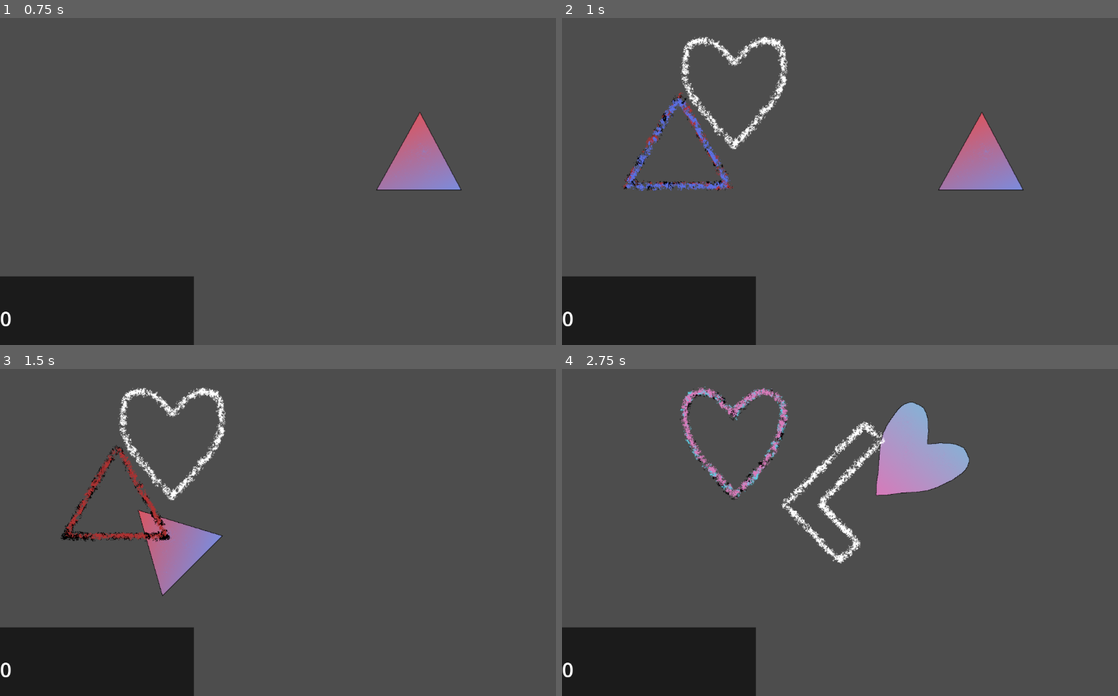
Above: before the commit, frames 1-4 (two rows, left to right).
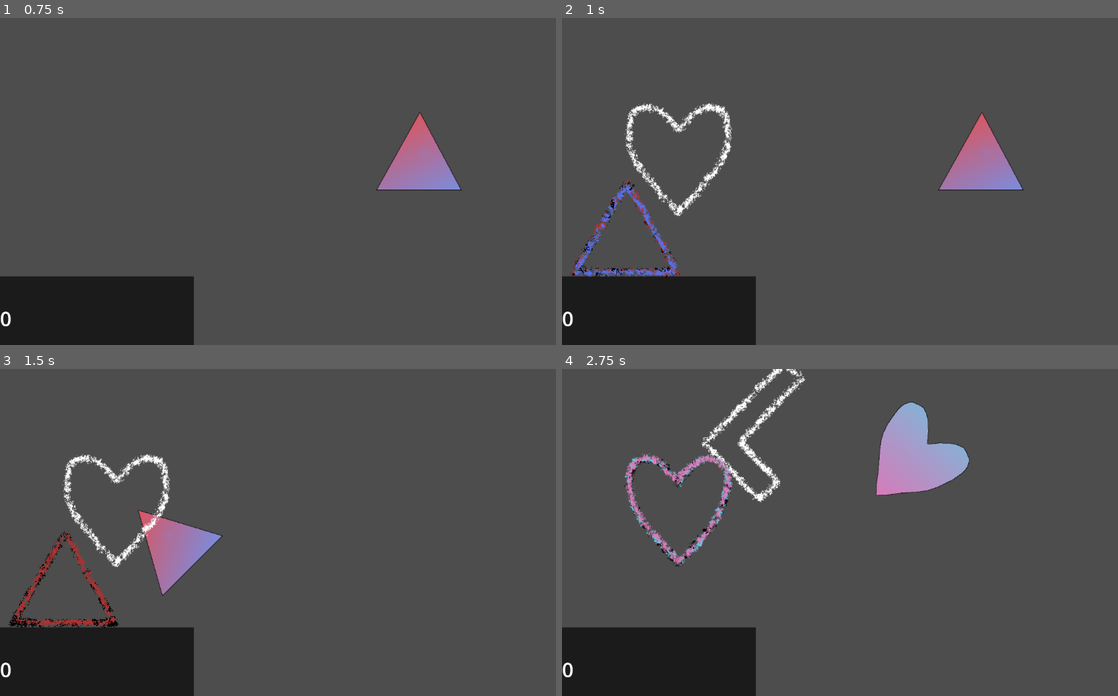
Above: after the commit, the same moments.

Repository: SucellosMusic/first-rhythm-game
Game: Godot game, scene res://Scenes/Levels/level_1.tscn
The game is run twice, just before and just after one commit, with the same random seed, the same clock (stepped at 60 frames per second) and the same inputs. This scene is started directly instead of the project's main scene.
Inputs (mouse positions are in pixels of both pictures, inside the frame that each line leads up to):
- Up to frame 1 (0.75 s): tap Enter at 0.5 s; move the mouse to (417, 165) at 0.52 s; tap S (Input Shape) at 0.6 s
- Up to frame 2 (1 s): no input
- Up to frame 3 (1.5 s): move the mouse to (172, 548) at 1.27 s; click (172, 548) at 1.35 s
- Up to frame 4 (2.75 s): move the mouse to (912, 460) at 2.02 s; right-click (912, 460) at 2.1 s

Frame 1 is identical in both runs. In frame 2, 4.2% of the frame differs, in the area x 1-41%, y 5-80%; in frame 3, 4.1%; in frame 4, 4.7%, in the area x 11-59%, y 0-61%.

Commit message:
Position function
added position function

Diff:
--- a/Scenes/Levels/Levels.gd
+++ b/Scenes/Levels/Levels.gd
@@ -69,7 +69,7 @@
 		ah.position = hintsStorage
 
 	sequencer.initialize_sequencer()
-	sequencer.set_initial_positions()
+	sequencer.initialize_positions()
 
 	#audioPlayer.play()
 	beatTimer.start(syncToStart + beatOffset)
@@ -78,7 +78,7 @@
 	beatTimer.start(beat * sequencer.nextBeat)
 	takeScore = true
 	if beatOne:
-		sequencer.set_next_position()
+		sequencer.set_first_beat_position()
 		beatOne = false
 	else:
 		sequencer.increment_values()
@@ -129,7 +129,6 @@
 		prevHint = hints[sequencer.hintShape]
 		prevShape = shapes[sequencer.recShape]
 
-
 func _process(_delta: float) -> void:
 	shapes[sequencer.recShape].position = get_global_mouse_position()
 
--- a/Scenes/Sequences/sequence_manager.gd
+++ b/Scenes/Sequences/sequence_manager.gd
@@ -46,10 +46,14 @@
 		hintShape = sequences[currSequence].receiverPattern[currSequenceValues + 1]
 		hintOrient = sequences[currSequence].receiverOrientation[currSequenceValues + 1]
 
-func set_initial_positions() -> void:
+func initialize_positions() -> void:
 	for s in sequences:
 		s.recPosSetter.progress = s.posStart
 		s.hintPosSetter.progress = s.hintStart
+
+func set_first_beat_position() -> void:
+	recPos = sequences[currSequence].recPosSetter.position
+	hintPos = sequences[currSequence].hintPosSetter.position
 
 func set_next_position() -> void:
 	sequences[currSequence].recPosSetter.progress += sequences[currSequence].incrementValue
@@ -74,7 +78,8 @@
 			currSequence = 0
 		else:
 			currSequence += 1
-	currSequenceValues = 0
+	currSequenceValues = -1
+
 func get_option_A_hint() -> int:
 	if currSequence == self.get_child_count() - 1:
 		return 0
